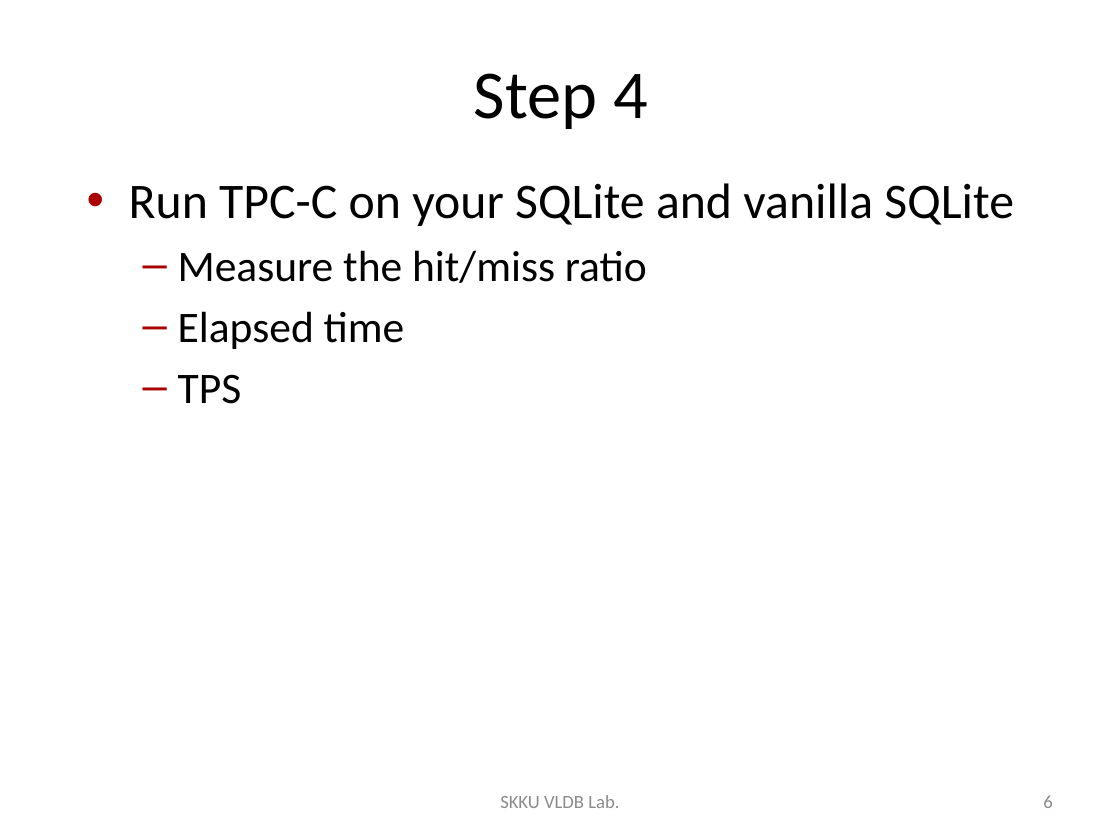
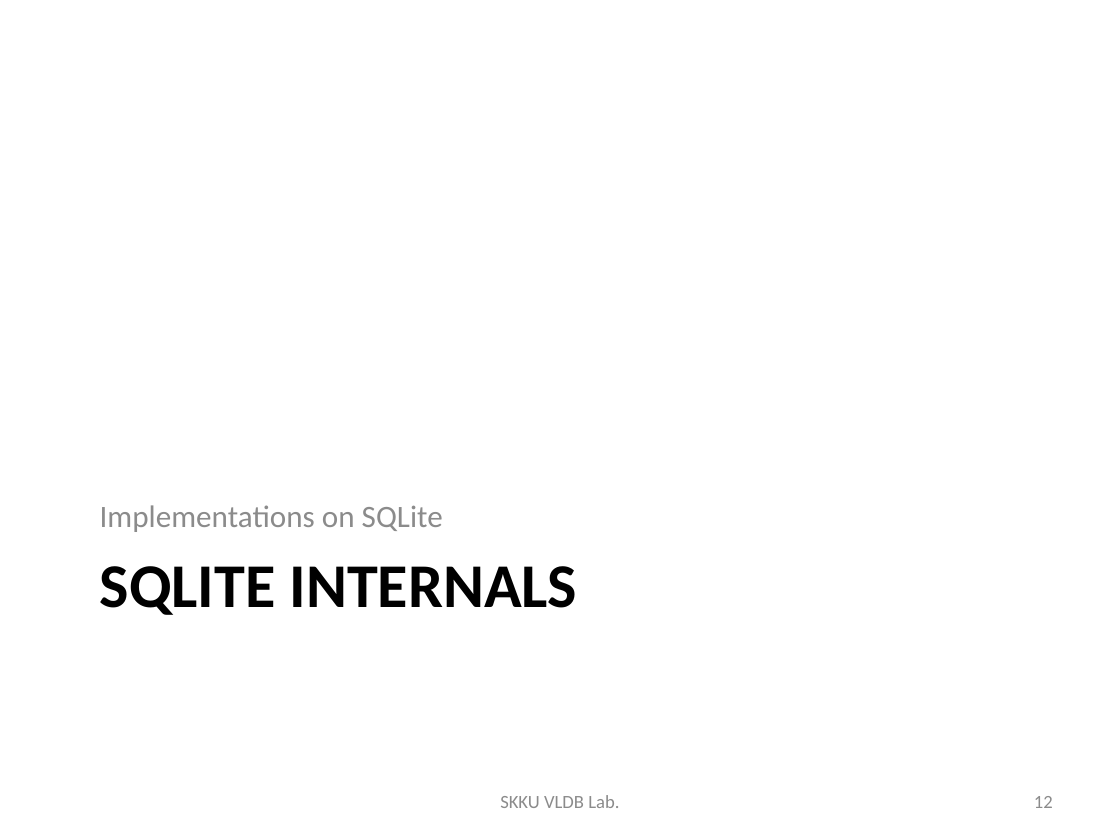
Before and after one commit to wurikiji/2016-db-programming-fall, a slide deck: slide 12 of 4주차/4주차 - SQLite buffer management.pptx (slide 6 before the commit). Drawn at 1120x840 pixels with LibreOffice and Linux fonts; fonts in the diff are those of the drawing. Boxes give left, top, right and bottom in pixels: in the first picture for what was removed or moved away, otherwise in the second. Text is boxed around its words. In the diff, an @@ line names an element or a change of style, - is before the commit and + after.

```diff
--- a/4주차/4주차 - SQLite buffer management.pptx
+++ b/4주차/4주차 - SQLite buffer management.pptx
@@ title removed at [474,73,648,129] @@
-Step 4
@@ text "Implementations on SQLite" at [100,505,443,532]: vertical alignment top to bottom @@
@@ text at [100,505,443,532]: text changed; size 28 to 20 pt; text colour #000000 to #8C8C8C @@
-• Run TPC-C on your SQLite and vanilla SQLite
-  – Measure the hit/miss ratio
-  – Elapsed time
-  – TPS
+Implementations on SQLite
@@ title added at [100,566,578,615], 40 pt, text #000000, bold @@
+SQLITE INTERNALS
@@ page number at [1034,796,1053,808]: text changed @@
-6
+12
```
Also in this commit, not shown: 5 other slides changed, 20 slides added, 4 slides removed, 1 other file.
